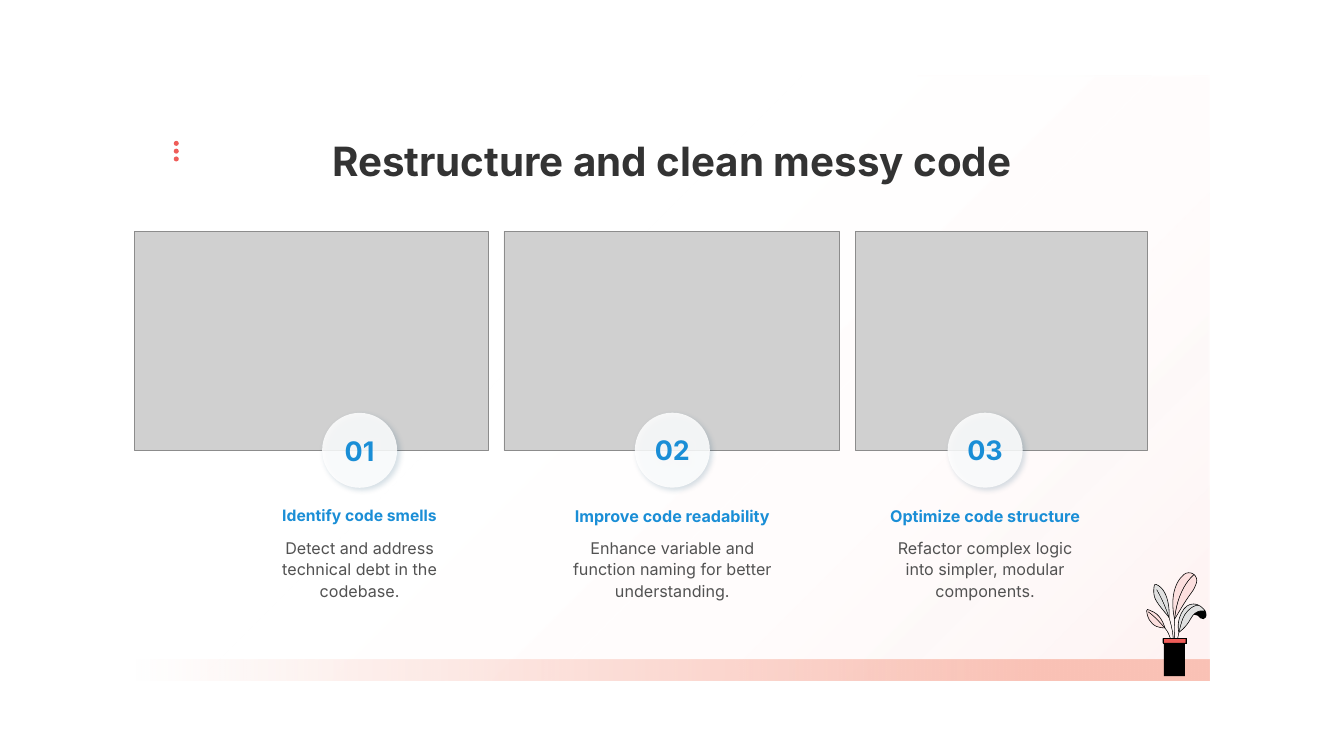
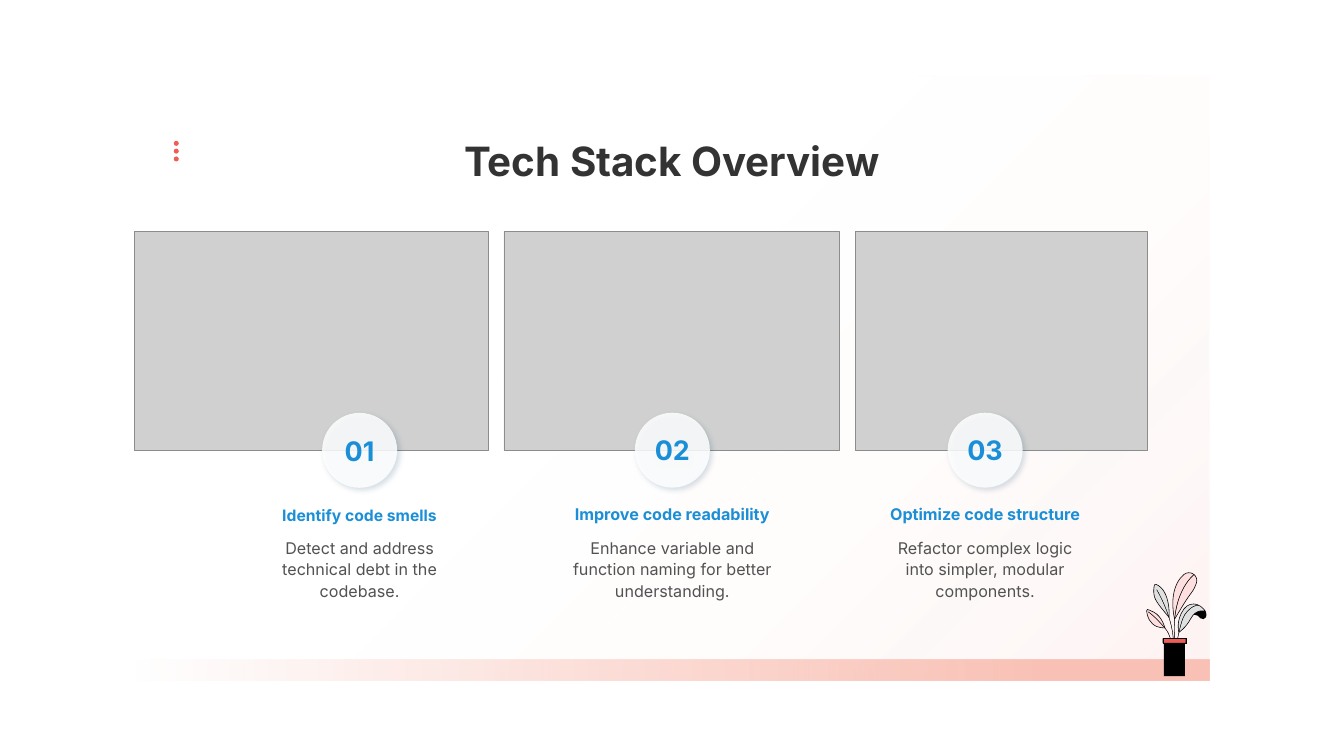
Before and after one commit to duongaity/ai-assistant, a slide deck: slide 10 of Workshop_AI_Programming_Assistant.pptx (slide 12 before the commit). Drawn at 1344x756 pixels with LibreOffice and Linux fonts; fonts in the diff are those of the drawing; grey boxes stand for pictures. Boxes give left, top, right and bottom in pixels: in the first picture for what was removed or moved away, otherwise in the second. Text is boxed around its words. In the diff, an @@ line names an element or a change of style, - is before the commit and + after.

```diff
--- a/Workshop_AI_Programming_Assistant.pptx
+++ b/Workshop_AI_Programming_Assistant.pptx
@@ title at (x1=464, y1=145, x2=879, y2=177): text changed @@
-Restructure and clean messy code
+Tech Stack Overview
@@ text "Improve code readability" at (x1=575, y1=507, x2=770, y2=524): line spacing 1.5 to 1.4 @@
@@ text "Optimize code structure" at (x1=890, y1=507, x2=1080, y2=524): line spacing 1.5 to 1.4 @@
```
Also in this commit, not shown: 6 other slides changed, 7 slides added, 18 slides removed, 5 other files.
